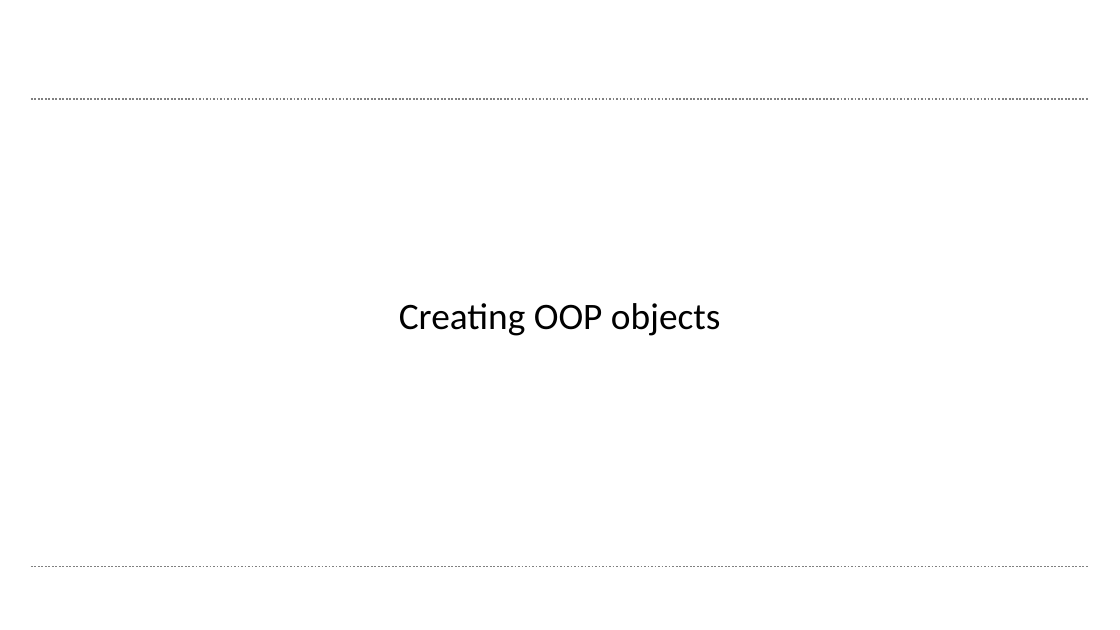
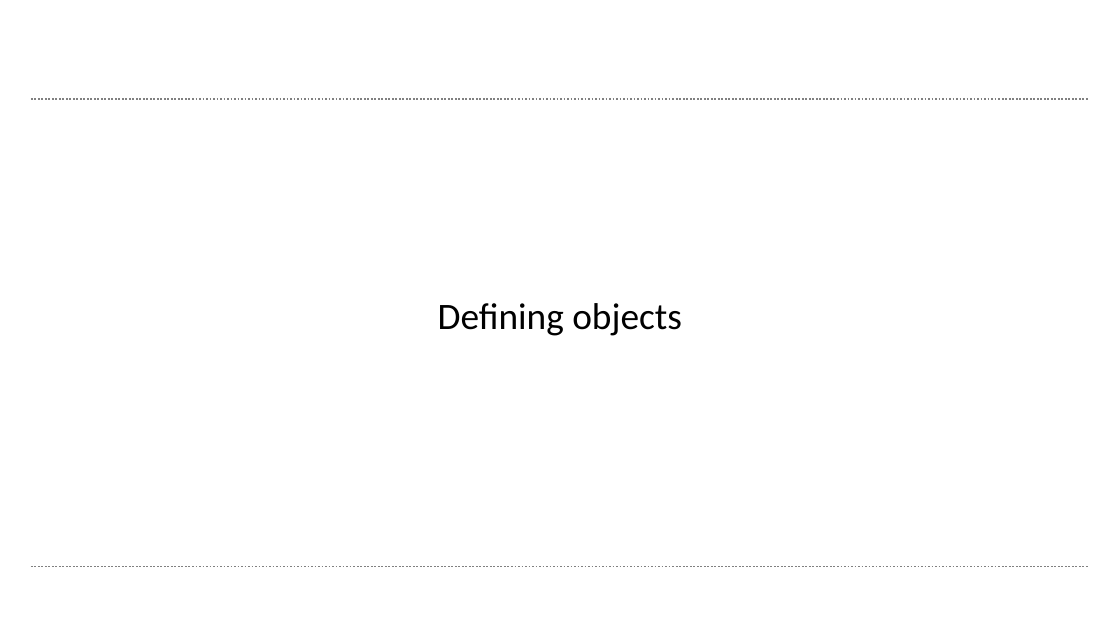
Before and after one commit to wbif-bristol/MATLAB-course, a slide deck: slide 54 of Session 3 - Advanced data structures/MATLAB Session 3.pptx. Drawn at 1120x630 pixels with LibreOffice and Linux fonts; fonts in the diff are those of the drawing; background and template pictures are left out. Boxes give left, top, right and bottom in pixels: in the first picture for what was removed or moved away, otherwise in the second. Text is boxed around its words. In the diff, an @@ line names an element or a change of style, - is before the commit and + after.

```diff
--- a/Session 3 - Advanced data structures/MATLAB Session 3.pptx
+++ b/Session 3 - Advanced data structures/MATLAB Session 3.pptx
@@ text at (438,303,682,336): text changed @@
-Creating OOP objects
+Defining objects
```
Also in this commit, not shown: 15 other slides changed, 6 slides added, 2 other files.
